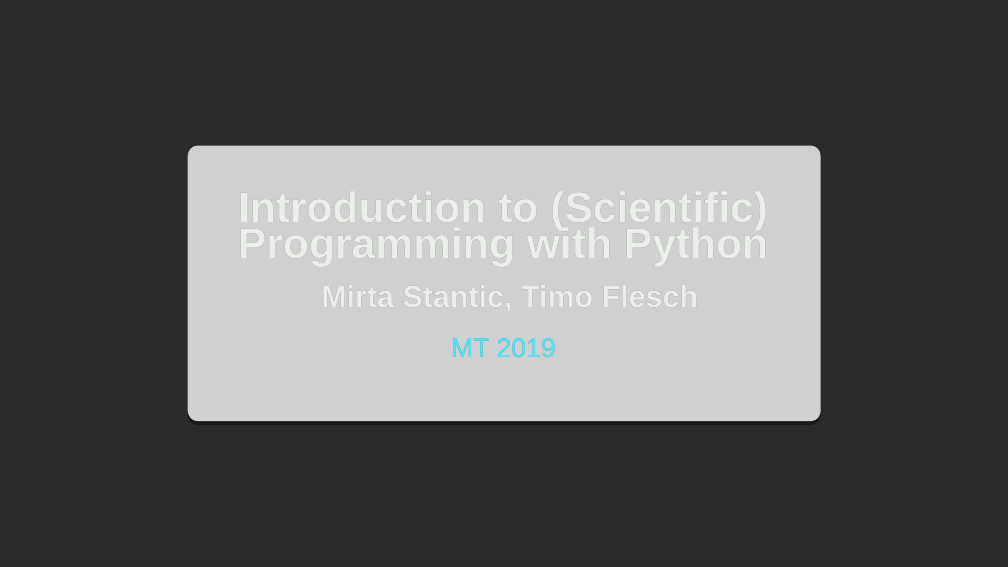
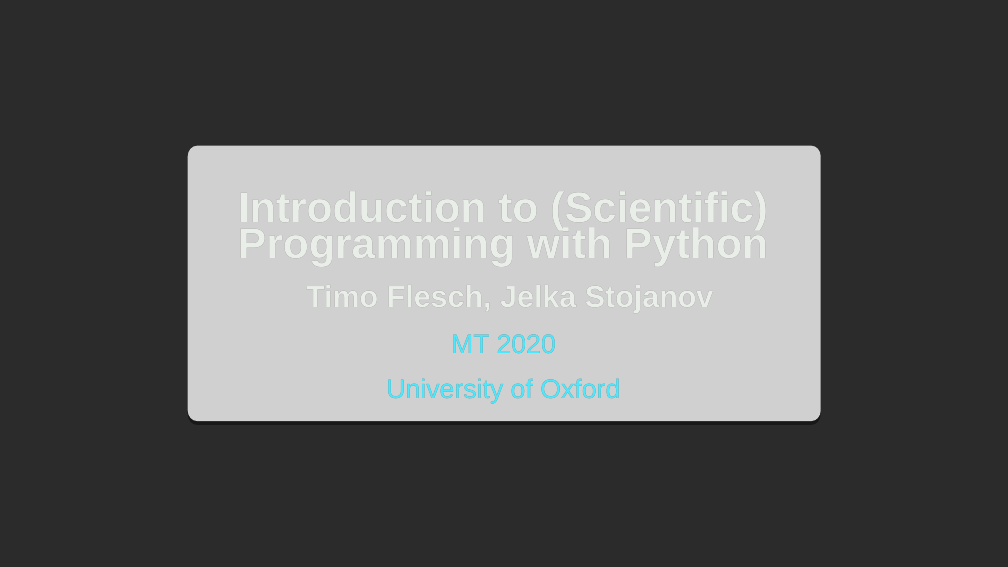
Before and after one commit to TimoFlesch/intro2python, a slide deck: slide 1 of slides.odp. Drawn at 1008x567 pixels with LibreOffice and Linux fonts; fonts in the diff are those of the drawing; grey boxes stand for pictures; background and template pictures are left out; a plain dark background stands for a picture behind light text. Boxes give left, top, right and bottom in pixels: in the first picture for what was removed or moved away, otherwise in the second. Text is boxed around its words. In the diff, an @@ line names an element or a change of style, - is before the commit and + after.

```diff
--- a/slides.odp
+++ b/slides.odp
@@ text at (306, 279, 714, 313): text changed @@
-Mirta Stantic, Timo Flesch
+Timo Flesch, Jelka Stojanov
@@ subtitle at (386, 334, 620, 404): text changed @@
-MT 2019
+MT 2020
+University of Oxford
```
Also in this commit, not shown: 7 other files.
